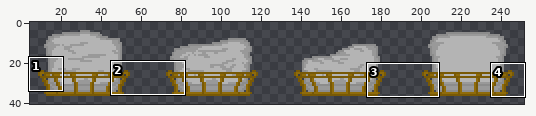
File history of a sprite sheet, assets/tiles/fulltiles/beddownhousebedroom.png. Above, an overview of the earlier version with the close-up marked.
Close-up. As it was:
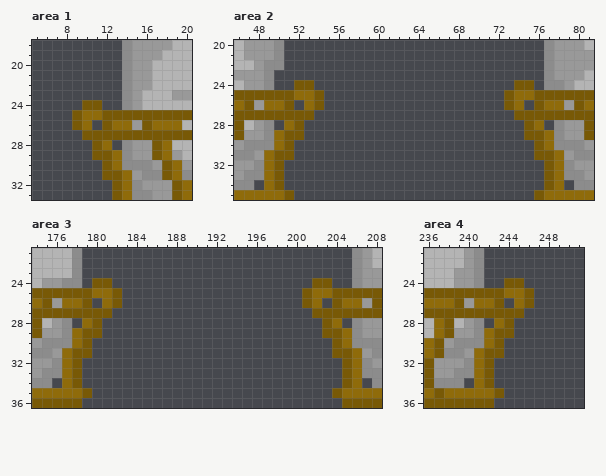
The file is 256x48 pixels. Shown: area 1: x 5..20, y 18..33; area 2: x 46..81, y 20..35; area 3: x 174..208, y 21..36; area 4: x 236..251, y 21..36. The wide view leaves out empty margins. The commit also changed other parts of the picture, which this record leaves out.
After the commit:
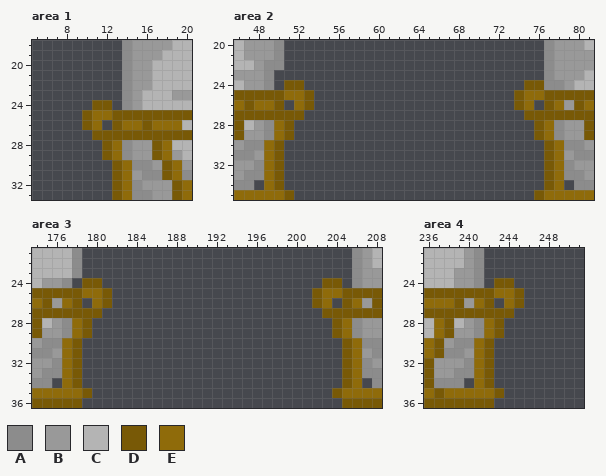
Palette (. is transparent): A #8c8c8c  B #999999  C #b4b4b4  D #785906  E #8f6b0a
What changed:
{"where": "area 1"}
{"y":24,"x":10,"old":"D","new":"."}
{"y":24,"x":12,"old":".","new":"D"}
{"y":25,"x":9,"old":"DE","new":".D"}
{"y":25,"x":12,"old":"D","new":"E"}
{"y":26,"x":9,"old":"DE.DE","new":".DE.D"}
{"y":26,"x":15,"old":"B","new":"E"}
{"y":27,"x":10,"old":"D","new":"."}
{"y":28,"x":11,"old":"DE.","new":".DE"}
{"y":29,"x":11,"old":"D","new":"."}
{"y":30,"x":12,"old":"DEA","new":".DE"}
{"y":31,"x":12,"old":"D","new":"."}
{"where": "area 2"}
{"y":24,"x":51,"old":".","new":"D"}
{"y":24,"x":53,"old":"D","new":"."}
{"y":24,"x":74,"old":"D","new":"."}
{"y":24,"x":76,"old":".","new":"D"}
{"y":25,"x":51,"old":"D","new":"E"}
{"y":25,"x":53,"old":"ED","new":"D."}
{"y":25,"x":73,"old":"DE","new":".D"}
{"y":25,"x":76,"old":"D","new":"E"}
{"y":26,"x":48,"old":"B","new":"E"}
{"y":26,"x":50,"old":"ED.ED","new":"D.ED."}
{"y":26,"x":73,"old":"DE.DE","new":".DE.D"}
{"y":27,"x":53,"old":"D","new":"."}
{"y":27,"x":74,"old":"D","new":"."}
{"y":28,"x":50,"old":".ED","new":"ED."}
{"y":28,"x":75,"old":"DE.","new":".DE"}
{"y":29,"x":52,"old":"D","new":"."}
{"y":29,"x":75,"old":"D","new":"."}
{"y":30,"x":49,"old":"AED","new":"ED."}
{"y":30,"x":76,"old":"DEA","new":".DE"}
{"y":31,"x":51,"old":"D","new":"."}
{"y":31,"x":76,"old":"D","new":"."}
{"where": "area 3"}
{"y":24,"x":178,"old":"A.","new":".D"}
{"y":24,"x":181,"old":"D","new":"."}
{"y":24,"x":202,"old":"D","new":"."}
{"y":24,"x":204,"old":".","new":"D"}
{"y":25,"x":179,"old":"D","new":"E"}
{"y":25,"x":181,"old":"ED","new":"D."}
{"y":25,"x":201,"old":"DE","new":".D"}
{"y":25,"x":204,"old":"D","new":"E"}
{"y":26,"x":178,"old":"ED.ED","new":"D.ED."}
{"y":26,"x":201,"old":"DE.DE","new":".DE.D"}
{"y":27,"x":181,"old":"D","new":"."}
{"y":27,"x":202,"old":"D","new":"."}
{"y":28,"x":178,"old":".ED","new":"ED."}
{"y":28,"x":203,"old":"DE.","new":".DE"}
{"y":29,"x":180,"old":"D","new":"."}
{"y":29,"x":203,"old":"D","new":"."}
{"y":30,"x":177,"old":"AED","new":"ED."}
{"y":30,"x":204,"old":"DEA","new":".DE"}
{"y":31,"x":179,"old":"D","new":"."}
{"y":31,"x":204,"old":"D","new":"."}
{"where": "area 4"}
{"y":24,"x":243,"old":".","new":"D"}
{"y":24,"x":245,"old":"D","new":"."}
{"y":25,"x":243,"old":"D","new":"E"}
{"y":25,"x":245,"old":"ED","new":"D."}
{"y":26,"x":242,"old":"ED.ED","new":"D.ED."}
{"y":27,"x":245,"old":"D","new":"."}
{"y":28,"x":242,"old":".ED","new":"ED."}
{"y":29,"x":244,"old":"D","new":"."}
{"y":30,"x":241,"old":"AED","new":"ED."}
{"y":31,"x":243,"old":"D","new":"."}
